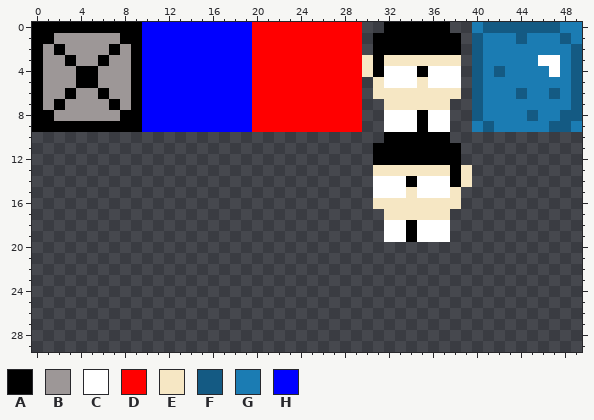
Pixel-art sprite -- Ogmo-Stuff/tileset.png. This is how it looked before the edit.
The file is 50x60 pixels. Shown: x 0..49, y 0..29.
Palette (. is transparent): A #000000  B #9d9797  C #ffffff  D #ff0000  E #f6e7c4  F #145a83  G #1b7cb3  H #0000ff
Pixels before, first column x 0:
 0 AAAAAAAAAAHHHHHHHHHHDDDDDDDDDD..AAAAAA..GFFFFFFFGG
 1 AABBBBBBAAHHHHHHHHHHDDDDDDDDDD.AAAAAAAA.FGGGFGGGFG
 2 ABABBBBABAHHHHHHHHHHDDDDDDDDDD.AAAAAAAA.FGGGGGGGGF
 3 ABBABBABBAHHHHHHHHHHDDDDDDDDDDEAEEEEEEE.FGGGGGCCGF
 4 ABBBAABBBAHHHHHHHHHHDDDDDDDDDDEACCCACCC.FGFGGGGCGF
 5 ABBBAABBBAHHHHHHHHHHDDDDDDDDDD.ECCCECCC.FGGGGGGGGF
 6 ABBABBABBAHHHHHHHHHHDDDDDDDDDD.EEEEEEEE.FGGGFGGFGF
 7 ABABBBBABAHHHHHHHHHHDDDDDDDDDD..EEEEEE..FGGGGGGGGF
 8 AABBBBBBAAHHHHHHHHHHDDDDDDDDDD..CCCACC..FGGGGFGGFF
 9 AAAAAAAAAAHHHHHHHHHHDDDDDDDDDD..CCCACC..GFGGGGGFFG
10 ................................AAAAAA............
11 ...............................AAAAAAAA...........
12 ...............................AAAAAAAA...........
13 ...............................EEEEEEEAE..........
14 ...............................CCCACCCAE..........
15 ...............................CCCECCCE...........
16 ...............................EEEEEEEE...........
17 ................................EEEEEE............
18 ................................CCACCC............
19 ................................CCACCC............
New version:
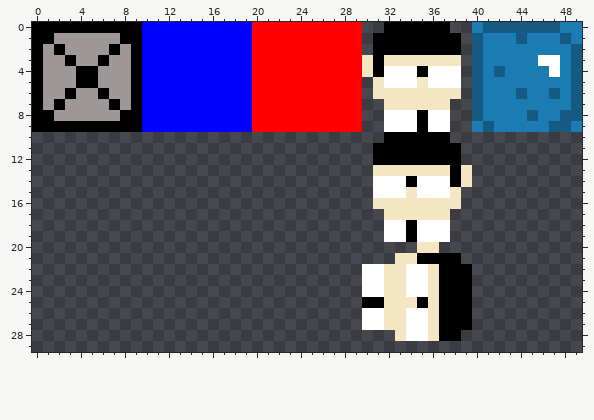
What changed:
{"y":20,"x":35,"old":"..","new":"EE"}
{"y":21,"x":33,"old":"......","new":"EEAAAA"}
{"y":22,"x":30,"old":"..........","new":"CCEECCEAAA"}
{"y":23,"x":30,"old":"..........","new":"CCEECCEAAA"}
{"y":24,"x":30,"old":"..........","new":"CCEECCEAAA"}
{"y":25,"x":30,"old":"..........","new":"AAEEEAEAAA"}
{"y":26,"x":30,"old":"..........","new":"CCEECCEAAA"}
{"y":27,"x":30,"old":"..........","new":"CCEECCEAAA"}
{"y":28,"x":33,"old":"......","new":"ECCEAA"}
